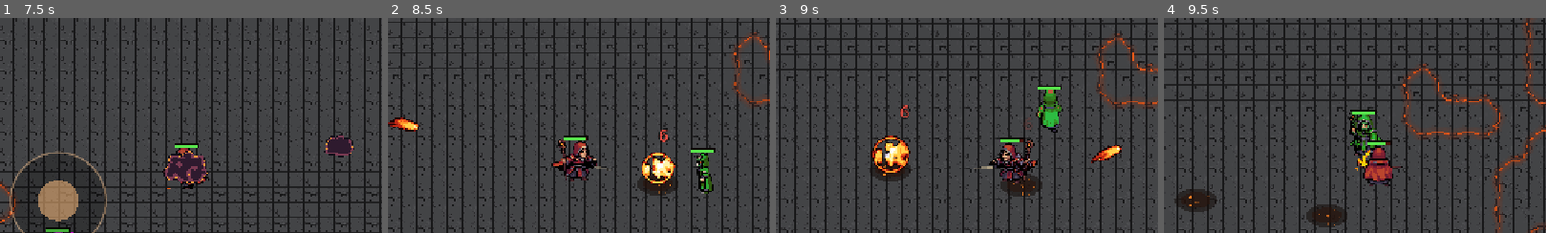
Above: before the commit, frames 1-4 (left to right).
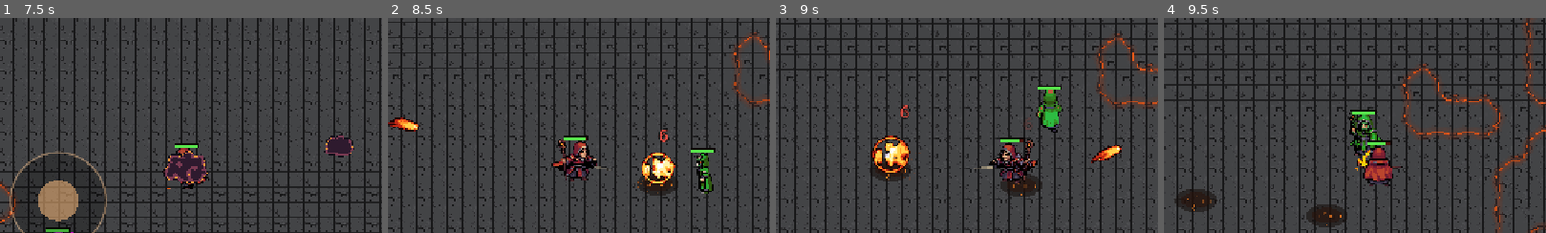
Above: after the commit, the same moments.

Repository: MariosToump/warlocks_on_android
Game: Godot game, scene res://scenes/game.tscn
Same seed, same stepped clock (60 frames per second), same inputs: the game is played once before the commit and once after it.
Inputs (mouse positions are % of the whole screen's width and height, from its top left):
- Up to frame 1 (7.5 s): click "Play" at 0.5 s; tap Enter at 1.25 s; move the mouse to (45, 70) at 1.27 s; hold W (move_up) 1.28-2 s; hold A (attack) 1.28-2 s; click (45, 70) at 1.42 s; click "II" at 2 s; click "Restart match" at 2.75 s; tap Space at 3.5 s; drag from (80, 65) to (45, 70) at 3.52 s; move the mouse to (20, 35) at 4.27 s; hold S (move_down) 4.28-5 s; hold A (attack) 4.28-5 s; tap Down (cam_down) at 4.35 s; drag from (55, 50) to (20, 35) at 5.02 s; move the mouse to (35, 25) at 5.77 s; hold S (move_down) 5.78-6.5 s; hold A (attack) 5.78-6.5 s; tap Right (cam_right) at 5.85 s; drag from (72, 45) to (35, 25) at 6.52 s; move the mouse to (30, 55) at 7.27 s; hold W (move_up) from 7.28 s (still down); hold A (attack) from 7.28 s (still down); click (30, 55) at 7.42 s
- Up to frame 2 (8.5 s): release W (move_up) at 8 s; release A (attack) at 8 s; drag from (60, 28) to (30, 55) at 8.02 s
- Up to frame 3 (9 s): move the mouse to (45, 70) at 8.77 s; hold D (move_right) from 8.78 s (still down); hold A (attack) from 8.78 s (still down); tap Down (cam_down) at 8.85 s
- Up to frame 4 (9.5 s): keep holding D (move_right); keep holding A (attack)
The pictures show only the part of the screen within x 22-72%, y 13-63%; the shares and areas given below are measured in that part.

Frame 1 is identical in both runs. In frame 2, less than 0.1% of the frame differs, in the area x 65-75%, y 69-82%; in frame 3, 0.1%, in the area x 28-68%, y 61-83%; in frame 4, 0.1%.

Commit message:
Visual pass: Vfx helper, coloured hit sparks per hit kind
Co-Authored-By: Claude Opus 5.5 <noreply@anthropic.com>

Diff:
--- a/scripts/meteor_strike.gd
+++ b/scripts/meteor_strike.gd
@@ -73,7 +73,7 @@
 			continue
 		w.take_damage(damage, caster if is_instance_valid(caster) else null)
 		w.apply_knockback(dir * knockback)
-		w.flash_hit(dir)
+		w.flash_hit(dir, "meteor")
 	var arena := get_parent() as Arena
 	if arena and not arena.is_lava_at(global_position):
 		Crater.spawn(arena, global_position)
--- a/scripts/projectile.gd
+++ b/scripts/projectile.gd
@@ -9,6 +9,8 @@
 @export var impact_frames: SpriteFrames
 @export var impact_scale := 1.0
 
+## Spark colour when it hits a wizard (Vfx.COLORS).
+var hit_kind := "fire"
 var caster: Wizard
 var direction := Vector2.RIGHT
 var speed := 560.0
@@ -135,11 +137,12 @@
 		return # _check_shields bounces it
 	if on_hit.is_valid():
 		on_hit.call(self, w)
+		Vfx.hit(get_parent(), w.global_position, direction, hit_kind)
 		_explode(impact_scale)
 		return
 	w.take_damage(damage, caster)
 	w.apply_knockback(direction * knockback)
-	w.flash_hit(direction)
+	w.flash_hit(direction, hit_kind)
 	_explode(impact_scale)
 
 
--- a/scripts/spells/lightning.gd
+++ b/scripts/spells/lightning.gd
@@ -70,7 +70,7 @@
 			var tip := is_tip(best_t)
 			best.take_damage(damage_by_level[level], caster)
 			best.apply_knockback(dir * knockback_by_level[level] * (tip_knockback if tip else 1.0))
-			best.flash_hit(dir)
+			best.flash_hit(dir, "lightning")
 			var spark := EffectOneShot.spawn_at_feet(HIT, parent, best.global_position)
 			if tip:
 				spark.scale = Vector2(1.6, 1.6)
--- a/scripts/spells/swap.gd
+++ b/scripts/spells/swap.gd
@@ -37,6 +37,7 @@
 	p.damage = 0.0
 	p.knockback = 0.0
 	p.on_hit = SwapSpell.trade
+	p.hit_kind = "swap"
 	p.position = caster.global_position + dir * 14.0
 	caster.get_parent().add_child(p)
 	Sfx.play_at("swap", caster.global_position, -4.0)
--- /dev/null
+++ b/scripts/vfx.gd
@@ -0,0 +1,110 @@
+class_name Vfx
+extends RefCounted
+## Small particle effects built in code (visual pass 1): spark bursts on hits,
+## puffs when a spell is released, embers on death. Particles are untextured
+## squares, so they stay pixel-crisp. CPUParticles2D only (no GPU particle
+## shader compile hitch on Android). At most MAX_LIVE bursts at once.
+
+const MAX_LIVE := 24
+const GROUP := "vfx_burst"
+
+## Spark colour per kind of hit.
+const COLORS := {
+	"fire": Color(1.0, 0.55, 0.15),
+	"lightning": Color(0.65, 0.9, 1.0),
+	"push": Color(0.85, 0.78, 0.65),
+	"swap": Color(0.75, 0.45, 1.0),
+	"meteor": Color(1.0, 0.4, 0.1),
+	"lava": Color(1.0, 0.35, 0.05),
+}
+## Cast puff colour per spell id (the starting spells have no id: by slot).
+const SPELL_COLORS := {
+	"Q": Color(1.0, 0.55, 0.15), # fireball
+	"W": Color(0.7, 0.85, 1.0), # blink
+	"E": Color(0.65, 0.9, 1.0), # lightning
+	"R": Color(1.0, 0.85, 0.4), # shield
+	"A": Color(1.0, 0.6, 0.25), # staff
+	"homing": Color(1.0, 0.5, 0.2),
+	"rockwall": Color(0.7, 0.62, 0.52),
+	"boomerang": Color(0.95, 0.8, 0.5),
+	"meteor": Color(1.0, 0.4, 0.1),
+	"well": Color(0.6, 0.4, 1.0),
+	"swap": Color(0.75, 0.45, 1.0),
+	"timestop": Color(0.55, 0.95, 1.0),
+}
+
+## Kind of the last hit() call (tests).
+static var last_hit_kind := ""
+
+
+static func live_count(tree: SceneTree) -> int:
+	var n := 0
+	for b in tree.get_nodes_in_group(GROUP):
+		if not b.is_queued_for_deletion():
+			n += 1
+	return n
+
+
+## One-shot burst of square particles at `pos` (parent space = world).
+## `dir` zero = all around; otherwise a cone of `spread` degrees. Returns
+## null when MAX_LIVE bursts are already alive.
+static func burst(parent: Node, pos: Vector2, color: Color, amount := 12, speed := 80.0,
+		dir := Vector2.ZERO, spread := 180.0, life := 0.35) -> CPUParticles2D:
+	if parent == null or not parent.is_inside_tree() or live_count(parent.get_tree()) >= MAX_LIVE:
+		return null
+	var p := CPUParticles2D.new()
+	p.add_to_group(GROUP)
+	p.one_shot = true
+	p.explosiveness = 0.95
+	p.amount = amount
+	p.lifetime = life
+	p.direction = dir.normalized() if dir != Vector2.ZERO else Vector2.UP
+	p.spread = spread
+	p.gravity = Vector2(0, 160)
+	p.initial_velocity_min = speed * 0.5
+	p.initial_velocity_max = speed
+	p.damping_min = speed * 0.8
+	p.damping_max = speed * 1.6
+	p.scale_amount_min = 1.0
+	p.scale_amount_max = 2.0
+	var ramp := Gradient.new()
+	ramp.set_color(0, Color(1, 1, 1, 1).lerp(color, 0.4))
+	ramp.set_color(1, Color(color.r * 0.6, color.g * 0.4, color.b * 0.4, 0.0))
+	ramp.add_point(0.35, color)
+	p.color_ramp = ramp
+	p.z_index = 3
+	p.position = pos
+	p.finished.connect(p.queue_free)
+	parent.add_child(p)
+	p.emitting = true
+	return p
+
+
+## Sparks where a wizard was hit, flying on with the blow (`dir`).
+static func hit(parent: Node, pos: Vector2, dir: Vector2, kind: String) -> void:
+	last_hit_kind = kind
+	var c: Color = COLORS.get(kind, COLORS["push"])
+	var at := pos + Vector2(0, -14)
+	match kind:
+		"meteor":
+			burst(parent, at, c, 22, 150.0, Vector2.ZERO, 180.0, 0.45)
+		"lightning":
+			burst(parent, at, c, 14, 140.0, dir, 70.0, 0.25)
+		_:
+			burst(parent, at, c, 12, 100.0, dir, 60.0, 0.35)
+
+
+## A small puff at the staff when a spell is let go.
+static func cast_puff(parent: Node, pos: Vector2, spell_id: String) -> void:
+	var c: Color = SPELL_COLORS.get(spell_id, Color(1.0, 0.7, 0.4))
+	var p := burst(parent, pos + Vector2(0, -26), c, 8, 40.0, Vector2.UP, 180.0, 0.3)
+	if p:
+		p.gravity = Vector2(0, -30)
+
+
+## Embers rising from a wizard that just died.
+static func death_embers(parent: Node, pos: Vector2) -> void:
+	var p := burst(parent, pos + Vector2(0, -12), COLORS["lava"], 26, 60.0, Vector2.UP, 70.0, 1.1)
+	if p:
+		p.gravity = Vector2(0, -40)
+		p.explosiveness = 0.6
--- a/scripts/wizard.gd
+++ b/scripts/wizard.gd
@@ -298,9 +298,10 @@
 
 ## Hit reaction: a brief white flash and the hurt animation, turned to
 ## face where the hit came from. `from_dir` is the direction the hit was
-## travelling (zero = keep facing).
-func flash_hit(from_dir := Vector2.ZERO) -> void:
+## travelling (zero = keep facing). `kind` colours the sparks (Vfx.COLORS).
+func flash_hit(from_dir := Vector2.ZERO, kind := "push") -> void:
 	sprite.self_modulate = Color(4, 4, 4)
+	Vfx.hit(get_parent(), global_position, from_dir, kind)
 	var t := create_tween()
 	t.tween_property(sprite, "self_modulate", Color.WHITE, 0.15)
 	if alive and not _casting:
--- /dev/null
+++ b/tools/test_vfx.gd
@@ -0,0 +1,58 @@
+extends SceneTree
+## Visual pass 1: hit sparks, cast puffs, squash/stretch, death dissolve,
+## lava embers, heat shimmer, shadows. Bots are passive dummies.
+##   godot --headless --path . -s tools/test_vfx.gd
+
+var game: Node
+var player: Wizard
+var blue: Wizard
+var failures := 0
+
+
+func _init() -> void:
+	game = load("res://scenes/game.tscn").instantiate()
+	game.bot_ai = false
+	game.shrink_arena = false
+	game.apply_settings = false
+	game.title_screen = false
+	game.countdown_time = 0.1
+	root.add_child(game)
+	_run.call_deferred()
+
+
+func _run() -> void:
+	await _seconds(0.3)
+	player = game.player
+	blue = game.get_node("Wizards/BotBlue")
+
+	print("hit sparks")
+	blue.global_position = player.global_position + Vector2(140, 0)
+	blue.cast("Q", player.global_position)
+	var seen_fire := false
+	for i in 90:
+		await physics_frame
+		if Vfx.last_hit_kind == "fire":
+			seen_fire = true
+			break
+	_check(seen_fire, "a fireball hit makes fire sparks")
+	_check(Vfx.live_count(self) >= 1, "a spark burst is alive (%d)" % Vfx.live_count(self))
+	for i in 40:
+		Vfx.burst(game, player.global_position, Color.WHITE)
+	_check(Vfx.live_count(self) <= Vfx.MAX_LIVE, "the burst cap holds (%d)" % Vfx.live_count(self))
+	await _seconds(0.9)
+	_check(Vfx.live_count(self) == 0, "bursts free themselves (%d left)" % Vfx.live_count(self))
+	player.flash_hit(Vector2.RIGHT, "lightning")
+	_check(Vfx.last_hit_kind == "lightning", "flash_hit passes its kind")
+
+	print("TEST %s (%d failures)" % ["PASSED" if failures == 0 else "FAILED", failures])
+	quit(1 if failures else 0)
+
+
+func _check(ok: bool, what: String) -> void:
+	print(("  ok   " if ok else "  FAIL ") + what)
+	if not ok:
+		failures += 1
+
+
+func _seconds(s: float) -> void:
+	await create_timer(s).timeout
Not shown, added: scripts/vfx.gd.uid
Not shown, added: tools/test_vfx.gd.uid
Not shown, added: docs/superpowers/plans/2026-11-27-visual-pass.md
Not shown, added: docs/superpowers/specs/2026-11-27-visual-pass-design.md
